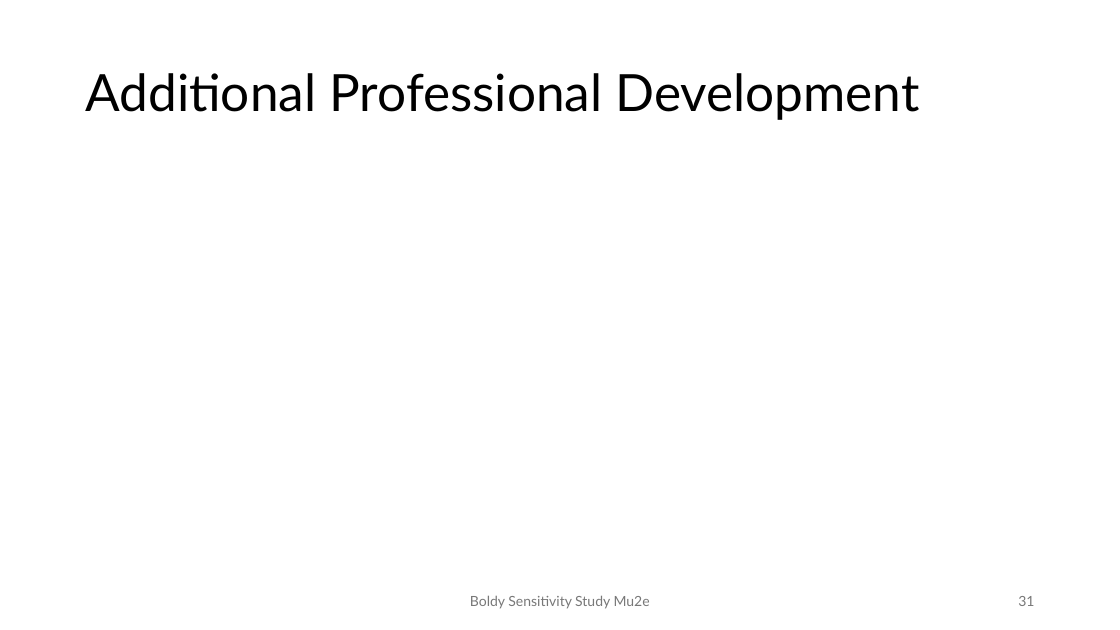
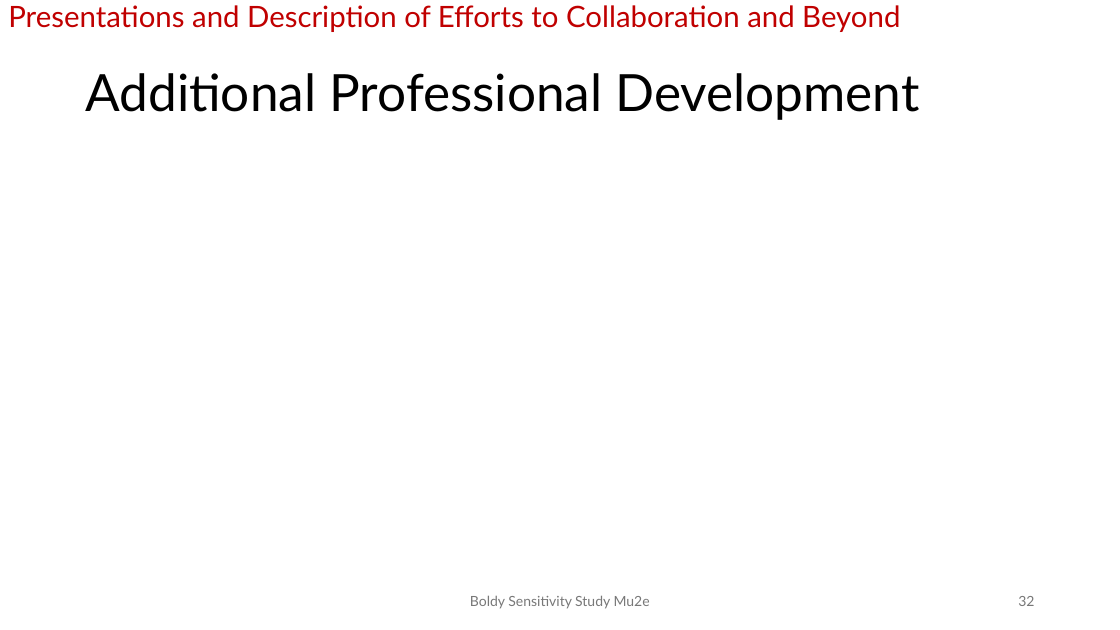
Before and after one commit to andrewboldy/DissertationAndProposalWriting, a slide deck: slide 32 of ProposalWriting/Presentation/BoldyProposalDefense [Autosaved].pptx (slide 31 before the commit). Drawn at 1120x630 pixels with LibreOffice and Linux fonts; fonts in the diff are those of the drawing. Boxes give left, top, right and bottom in pixels: in the first picture for what was removed or moved away, otherwise in the second. Text is boxed around its words. In the diff, an @@ line names an element or a change of style, - is before the commit and + after.

```diff
--- a/ProposalWriting/Presentation/BoldyProposalDefense [Autosaved].pptx
+++ b/ProposalWriting/Presentation/BoldyProposalDefense [Autosaved].pptx
@@ text added at (8,5,900,32), 25.2 pt, text #C00000 @@
+Presentations and Description of Efforts to Collaboration and Beyond
@@ page number at (1018,596,1034,606): text changed @@
-31
+32
```
Also in this commit, not shown: 25 other slides changed, 1 slide added.
